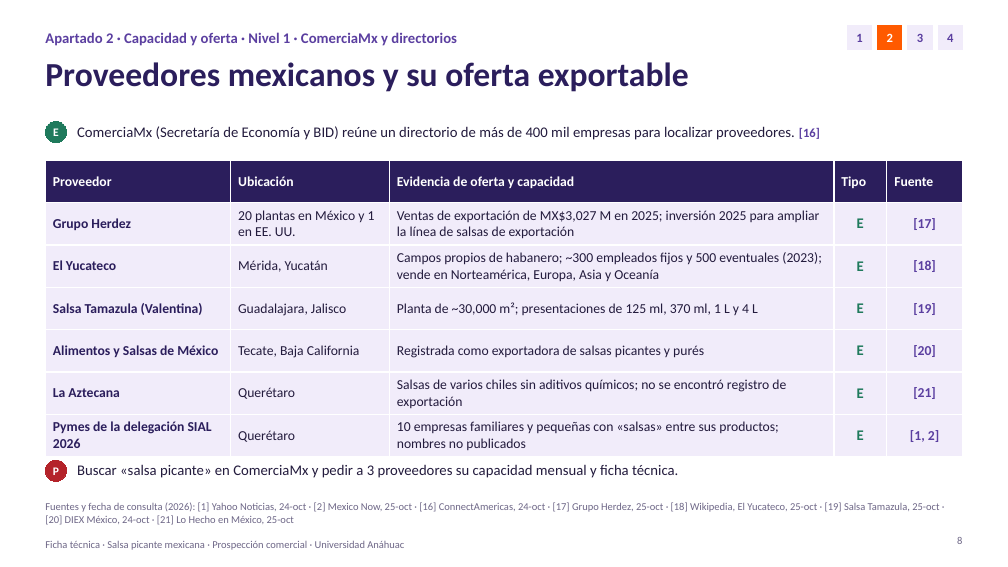
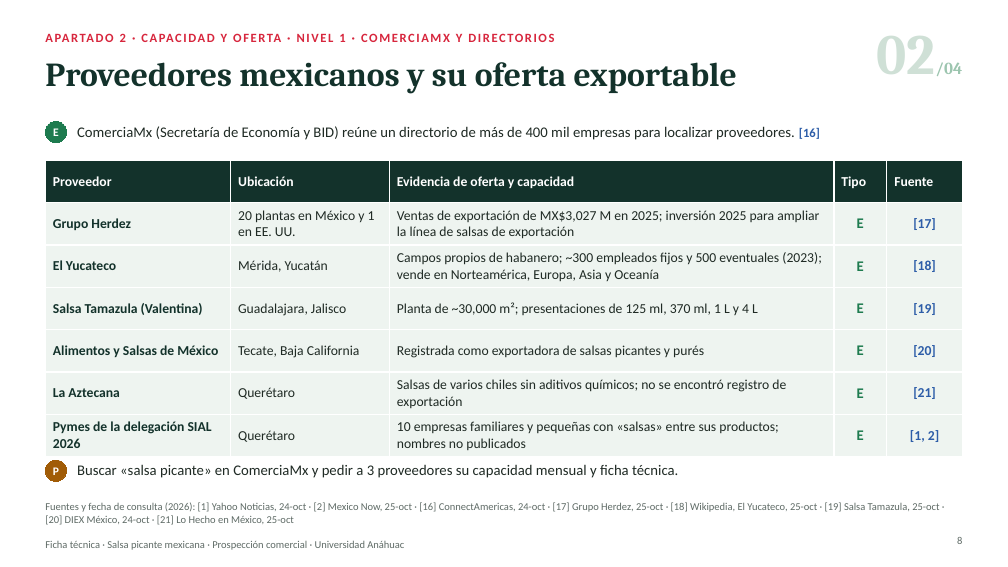
Before and after one commit to psiantonioochoa-design/Arquitectura, a slide deck: slide 8 of comercio-exterior/Ficha técnica · Salsa picante · Viabilidad arancelaria y de mercado.pptx. Drawn at 1008x567 pixels with LibreOffice and Linux fonts; fonts in the diff are those of the drawing. Boxes give left, top, right and bottom in pixels: in the first picture for what was removed or moved away, otherwise in the second. Text is boxed around its words. In the diff, an @@ line names an element or a change of style, - is before the commit and + after.

```diff
--- a/comercio-exterior/Ficha técnica · Salsa picante · Viabilidad arancelaria y de mercado.pptx
+++ b/comercio-exterior/Ficha técnica · Salsa picante · Viabilidad arancelaria y de mercado.pptx
@@ rectangle removed at [848,26,872,50] @@
-1
@@ rectangle removed at [878,26,902,50] @@
-2
@@ rectangle removed at [908,26,932,50] @@
-3
@@ rectangle removed at [938,26,963,50] @@
-4
@@ title "Proveedores mexicanos y su oferta ..." at [45,62,737,94]: font Calibri to Cambria, text colour #2B1E5C to #13322B @@
@@ text at [120,33,463,42]: text changed; size 14 to 12 pt; text colour #5B3FA0 to #D7263D @@
-Apartado 2 · Capacidad y oferta · Nivel 1 · ComerciaMx y directorios
+APARTADO 2 · CAPACIDAD Y OFERTA · NIVEL 1 · COMERCIAMX Y DIRECTORIOS
@@ text added at [877,36,963,76], 16 pt, text #9CC5AF, bold @@
+02/04
@@ text "ComerciaMx (Secretaría de Economía y ..." at [77,126,820,140]: text colour #231B3D to #1F2A24; text colour #5B3FA0 to #2D5DA8 in "[16]" @@
@@ table at [45,160,963,454] @@
@@ fill #2B1E5C to #13322B in row 1 @@
@@ fill #F1ECFA to #EEF4F0 in 30 cells @@
@@ text colour #2B1E5C to #13322B in "Grupo Herdez", "El Yucateco", "Salsa Tamazula (Valentina)", "Alimentos y Salsas de México" and 2 more places @@
@@ text colour #231B3D to #1F2A24 in "20 plantas en México y 1 en ...", "Ventas de exportación de MX$3,027 M en ...", "Mérida, Yucatán", "Campos propios de habanero; ~300 empleados fijos ..." and 8 more places @@
@@ text colour #1F7A5C to #1E7B4F in "E", "E", "E", "E" and 2 more places @@
@@ text colour #5B3FA0 to #2D5DA8 in "[17]", "[18]", "[19]", "[20]" and 2 more places @@
@@ ellipse "P" at [45,461,67,482]: fill #B4232A to #A15C07; outline #B4232A 0.75 pt to #A15C07 0.75 pt @@
@@ text "Buscar «salsa picante» en ComerciaMx ..." at [77,464,678,478]: text colour #231B3D to #1F2A24 @@
@@ text colour #6E6787 to #5F6B66 in 3 elements at [957,537,962,544], [45,541,404,550], [45,502,939,525] @@
```
Also in this commit, not shown: 23 other slides changed, 1 other file.
